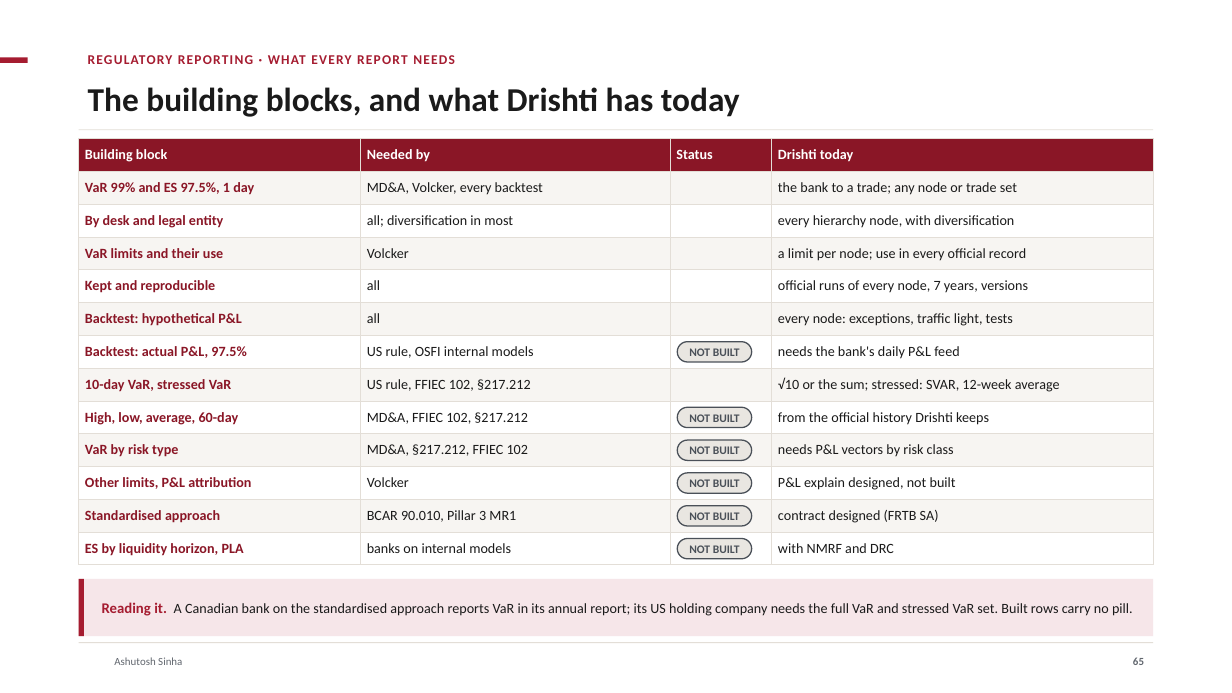
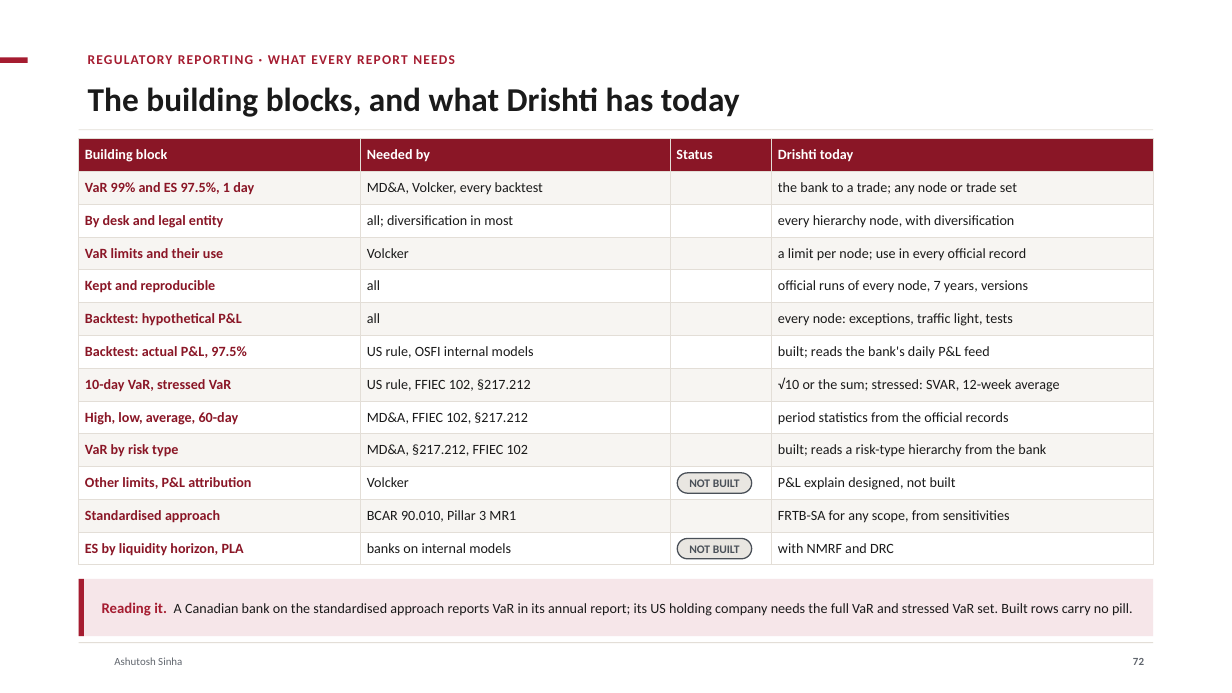
Before and after one commit to ajsinha/drishti, a slide deck: slide 72 of docs/publications/Drishti-VaR-Engine.pptx (slide 65 before the commit). Drawn at 1232x693 pixels with LibreOffice and Linux fonts; fonts in the diff are those of the drawing; background and template pictures are left out. Boxes give left, top, right and bottom in pixels: in the first picture for what was removed or moved away, otherwise in the second. Text is boxed around its words. In the diff, an @@ line names an element or a change of style, - is before the commit and + after.

```diff
--- a/docs/publications/Drishti-VaR-Engine.pptx
+++ b/docs/publications/Drishti-VaR-Engine.pptx
@@ table at bbox=[79, 139, 1153, 566] @@
-row 7, column 4: needs the bank's daily P&L feed
+row 7, column 4: built; reads the bank's daily P&L feed
-row 9, column 4: from the official history Drishti keeps
+row 9, column 4: period statistics from the official records
-row 10, column 4: needs P&L vectors by risk class
+row 10, column 4: built; reads a risk-type hierarchy from the bank
-row 12, column 4: contract designed (FRTB SA)
+row 12, column 4: FRTB-SA for any scope, from sensitivities
@@ rounded rectangle removed at bbox=[677, 342, 752, 362] @@
-NOT BUILT
@@ rounded rectangle removed at bbox=[677, 408, 752, 428] @@
-NOT BUILT
@@ rounded rectangle removed at bbox=[677, 440, 752, 460] @@
-NOT BUILT
@@ rounded rectangle removed at bbox=[677, 506, 752, 526] @@
-NOT BUILT
@@ page number at bbox=[1133, 658, 1144, 665]: text changed @@
-65
+72
```
Also in this commit, not shown: 10 other slides changed, 8 slides added, 1 slide removed, 3 other files.
